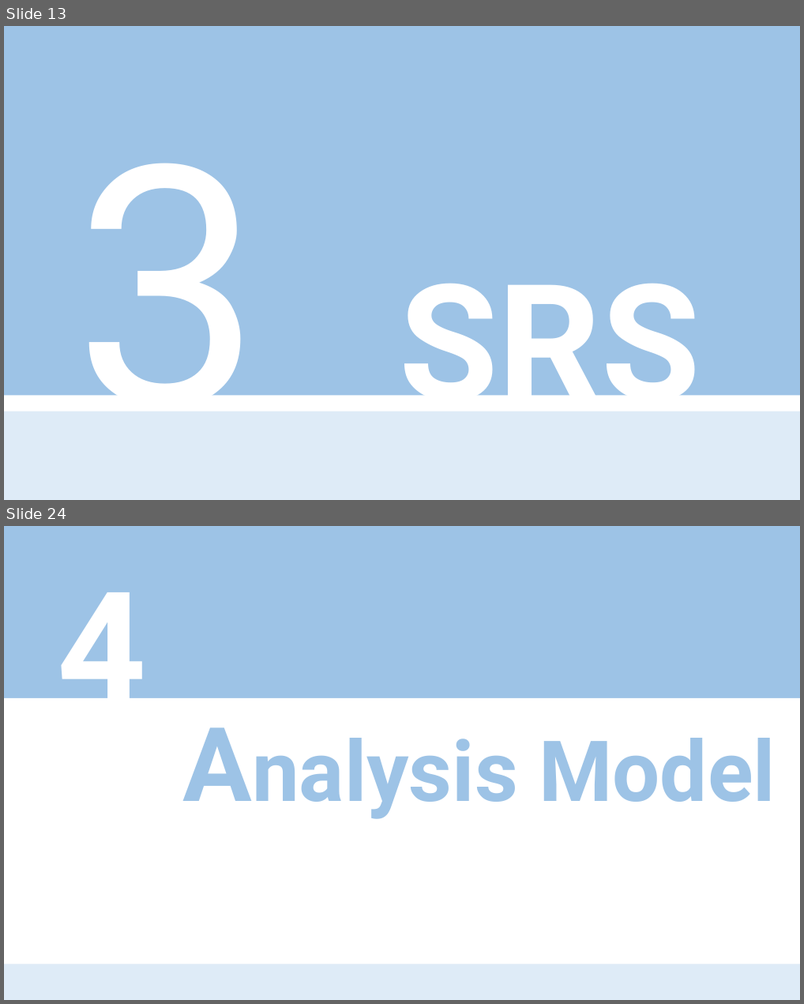
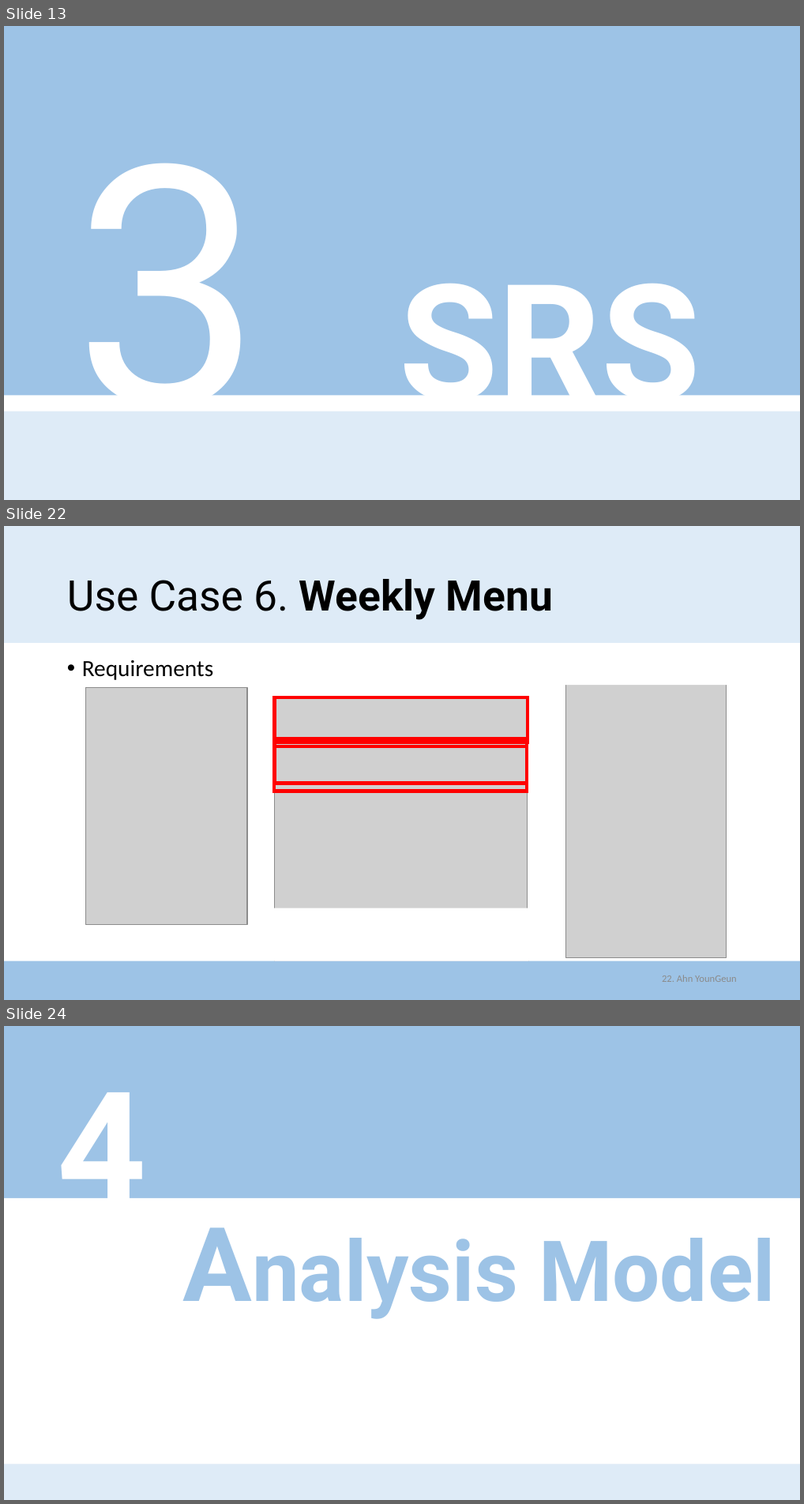
Before and after one commit to zeca9189/2016CSE406project, a slide deck: Intermediate Presentation/Presentation_AhnYounGeun.pptx. Shown one above the other, each under a label of ours: slides 13 and 24 before the commit, slides 13, 22 and 24 after it; the slides between them are not shown. The pictures are 804x1004 and 804x1504 pixels, drawn with LibreOffice and Linux fonts; fonts in the diff are those of the drawing; grey boxes stand for pictures. Boxes give left, top, right and bottom in pixels: in the first picture for what was removed or moved away, otherwise in the second. Text is boxed around its words. In the diff, an @@ line names an element or a change of style, - is before the commit and + after.

```diff
--- a/Intermediate Presentation/Presentation_AhnYounGeun.pptx
+++ b/Intermediate Presentation/Presentation_AhnYounGeun.pptx
@@ slide 22 added at bbox=[4, 526, 800, 1000], background #FFFFFF @@
@@ rectangle added at bbox=[4, 526, 800, 643], fill #DEEBF7 @@
@@ rectangle added at bbox=[4, 526, 800, 643], fill #DEEBF7 @@
@@ title added at bbox=[67, 579, 553, 620], 36 pt, text #000000, bold @@
+Use Case 6. Weekly Menu
@@ rectangle added at bbox=[4, 639, 800, 686], fill #FFFFFF @@
@@ text added at bbox=[82, 660, 213, 680], 19.8 pt, text #000000 @@
+• Requirements
@@ picture added at bbox=[85, 688, 247, 925] @@
@@ picture added at bbox=[566, 683, 726, 958] @@
@@ picture added at bbox=[274, 697, 527, 947] @@
@@ rectangle added at bbox=[274, 698, 527, 742], outline #FF0000 3 pt @@
@@ rectangle added at bbox=[274, 739, 527, 783], outline #FF0000 3 pt @@
@@ rectangle added at bbox=[274, 746, 527, 791], outline #FF0000 3 pt @@
@@ rectangle added at bbox=[4, 908, 800, 961], fill #FFFFFF @@
@@ picture added at bbox=[274, 947, 529, 1000] @@
@@ rectangle added at bbox=[4, 960, 800, 1000], fill #9DC3E6 @@
@@ rectangle added at bbox=[4, 960, 800, 1000], fill #9DC3E6 @@
@@ page number added at bbox=[662, 975, 737, 982], 8.5 pt, text #8C8C8C @@
+22. Ahn YounGeun
```
Also in this commit, not shown: 8 slides changed, 8 other slides added, 15 slides removed, 17 other files.
